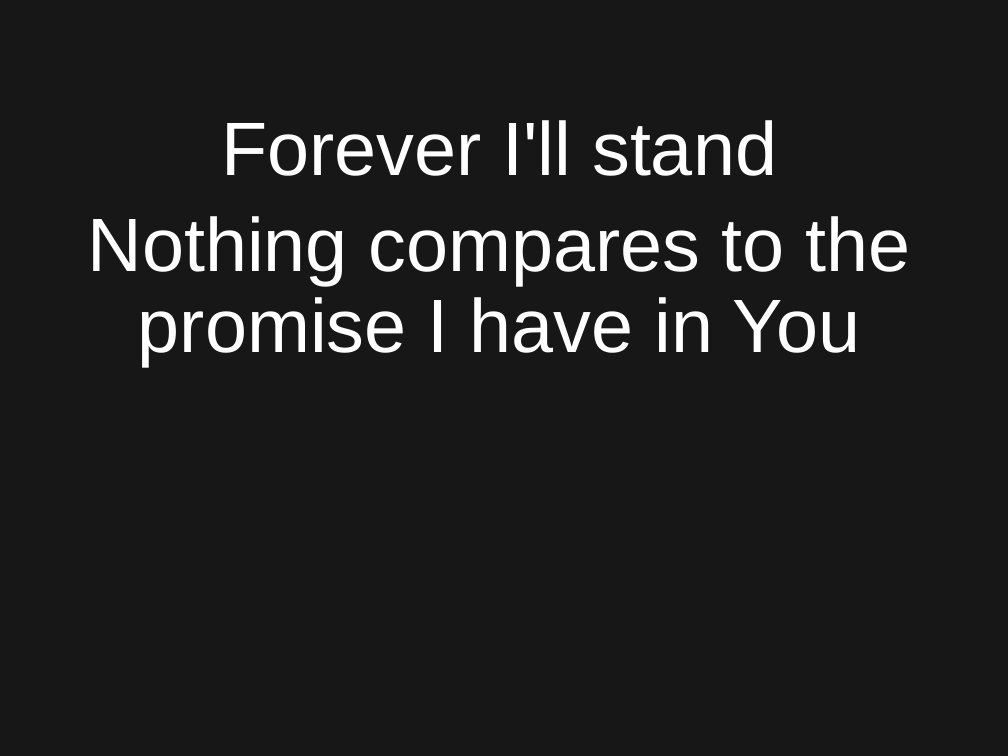
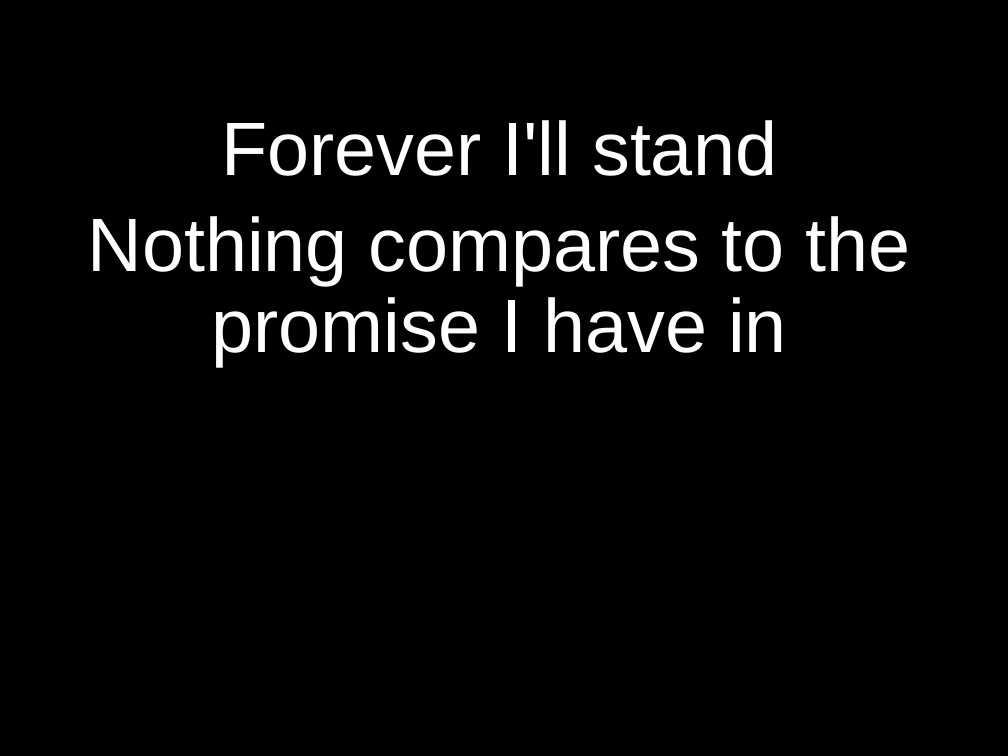
Before and after one commit to kendall412/worship, a slide deck: slide 17 of Shout to the Lord.pptx. Drawn at 1008x756 pixels with LibreOffice and Linux fonts; fonts in the diff are those of the drawing. Boxes give left, top, right and bottom in pixels: in the first picture for what was removed or moved away, otherwise in the second. Text is boxed around its words. In the diff, an @@ line names an element or a change of style, - is before the commit and + after.

```diff
--- a/Shout to the Lord.pptx
+++ b/Shout to the Lord.pptx
@@ background #171717 to #000000 @@
@@ subtitle at <box>88,216,911,366</box>: text changed @@
-Nothing compares to the promise I have in You
+Nothing compares to the promise I have in
```
Also in this commit, not shown: 7 other slides changed, 1 other file.
